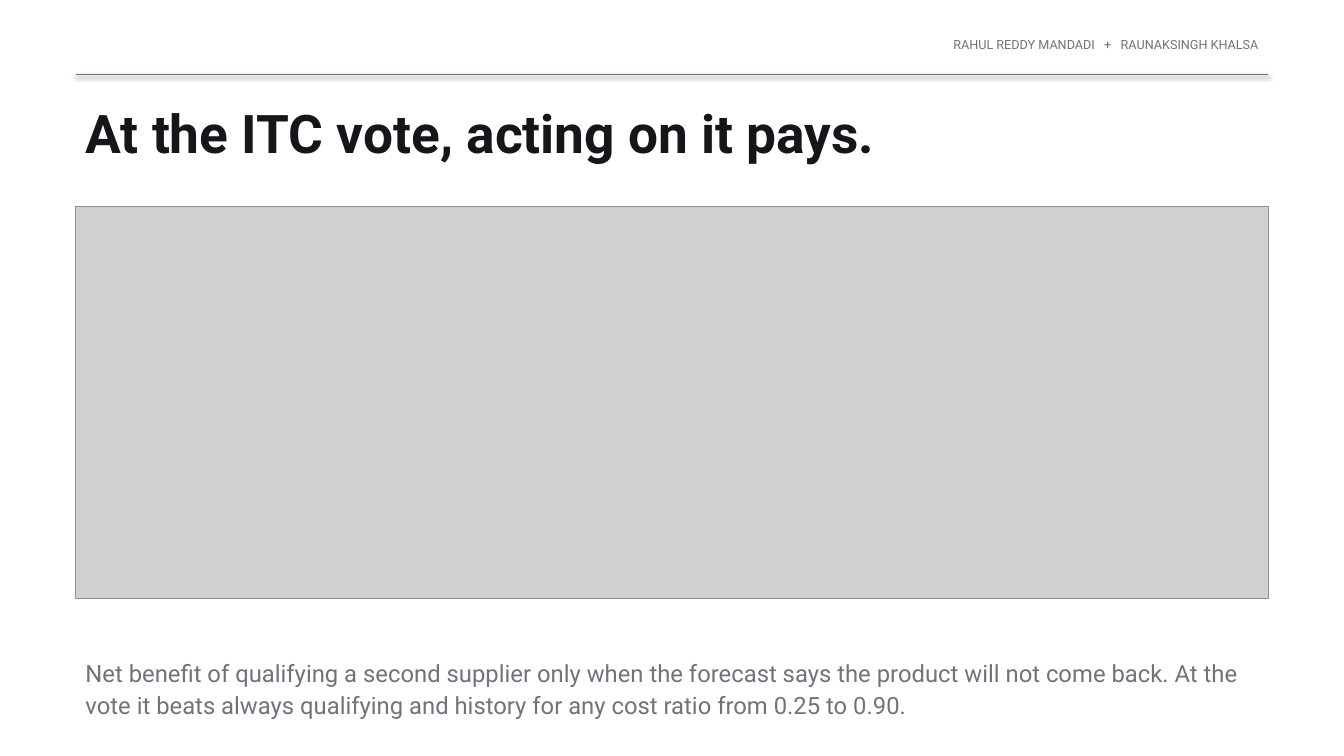
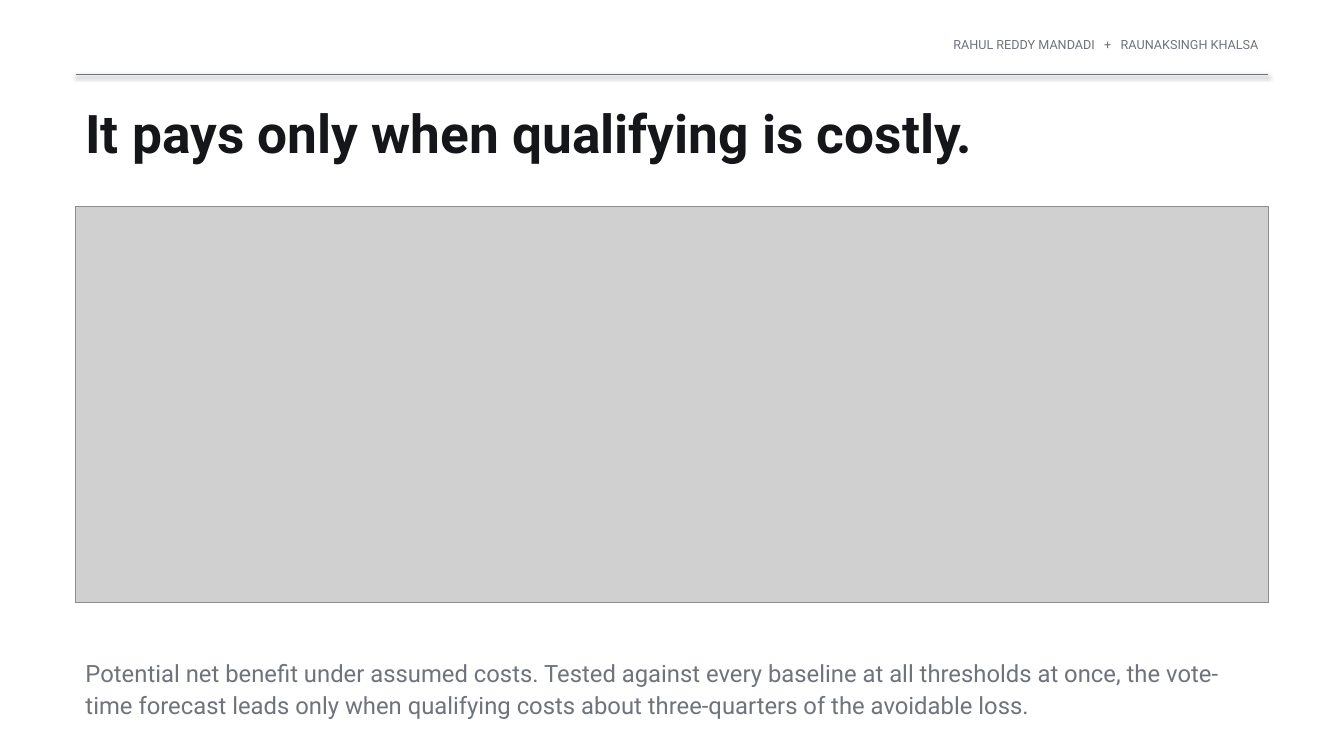
Before and after one commit to rahul-mandadi/tariff-rush, a slide deck: slide 13 of slides/Mandadi_Khalsa_Final_Presentation.pptx. Drawn at 1344x756 pixels with LibreOffice and Linux fonts; fonts in the diff are those of the drawing; grey boxes stand for pictures. Boxes give left, top, right and bottom in pixels: in the first picture for what was removed or moved away, otherwise in the second. Text is boxed around its words. In the diff, an @@ line names an element or a change of style, - is before the commit and + after.

```diff
--- a/slides/Mandadi_Khalsa_Final_Presentation.pptx
+++ b/slides/Mandadi_Khalsa_Final_Presentation.pptx
@@ text at (x1=85, y1=112, x2=972, y2=165): text changed @@
-At the ITC vote, acting on it pays.
+It pays only when qualifying is costly.
@@ picture resized from (x1=76, y1=207, x2=1268, y2=599) to (x1=76, y1=207, x2=1268, y2=603) @@
@@ text at (x1=85, y1=664, x2=1218, y2=719): text changed @@
-Net benefit of qualifying a second supplier only when the forecast says the product will not come back. At the vote it beats always qualifying and history for any cost ratio from 0.25 to 0.90.
+Potential net benefit under assumed costs. Tested against every baseline at all thresholds at once, the vote-time forecast leads only when qualifying costs about three-quarters of the avoidable loss.
```
Also in this commit, not shown: 5 other slides changed, 16 other files.
